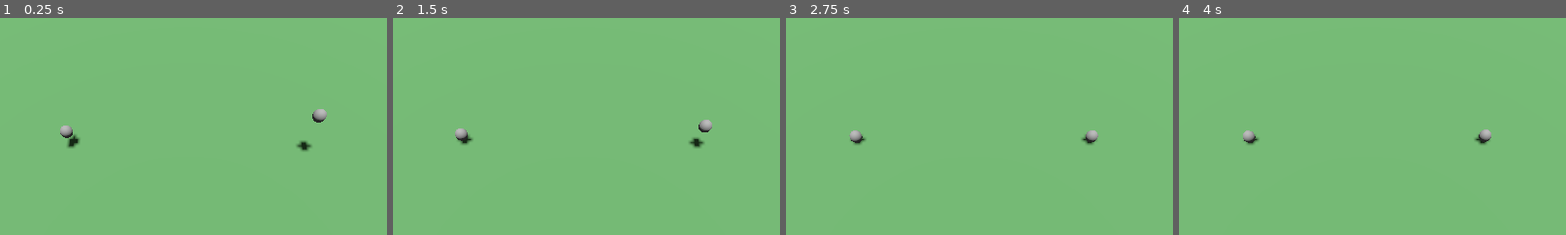
Above: before the commit, frames 1-4 (left to right).
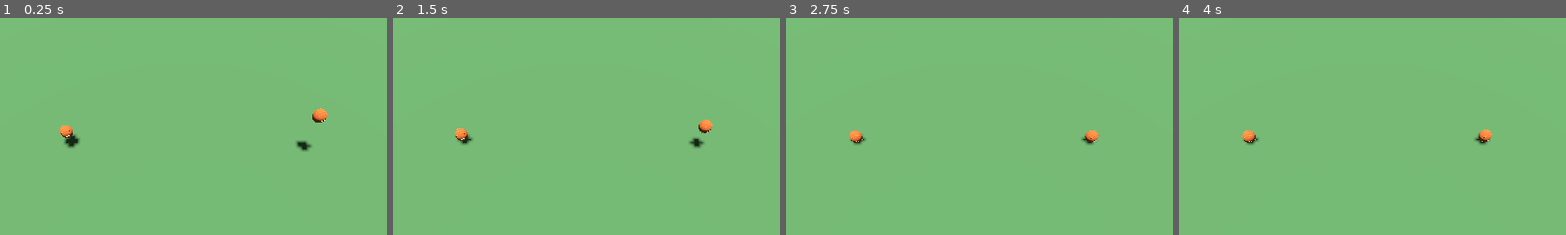
Above: after the commit, the same moments.

Repository: HedgeLizards/ggj24
Game: Godot game, scene res://scenes/main.tscn
Same seed, same stepped clock (60 frames per second), same inputs: the game is played once before the commit and once after it.
Inputs:
- Up to frame 1 (0.25 s): no input
- Up to frame 2 (1.5 s): no input
- Up to frame 3 (2.75 s): no input
- Up to frame 4 (4 s): tap Enter at 3.5 s
The pictures show only the part of the screen within x 26-76%, y 4-54%; the shares and areas given below are measured in that part.

The runs differ from the first frame. In frame 1, 0.4% of the frame differs, in the area x 15-85%, y 41-59%; in frame 2, 0.3%; in frame 3, 0.3%; in frame 4, 0.3%.

Commit message:
Draft Cat Model

Diff:
--- a/scenes/cat.tscn
+++ b/scenes/cat.tscn
@@ -1,6 +1,7 @@
-[gd_scene load_steps=5 format=3 uid="uid://cpru8qqcxur31"]
+[gd_scene load_steps=6 format=3 uid="uid://cpru8qqcxur31"]
 
 [ext_resource type="Script" path="res://code/player.gd" id="1_4x5th"]
+[ext_resource type="PackedScene" uid="uid://c1m1lbs4oqw12" path="res://art/Cats/ggjcat.glb" id="2_kkomk"]
 
 [sub_resource type="PhysicsMaterial" id="PhysicsMaterial_e8e0b"]
 friction = 0.0
@@ -20,5 +21,8 @@
 [node name="Shape" type="CollisionShape3D" parent="."]
 shape = SubResource("SphereShape3D_l615a")
 
+[node name="ggjcat" parent="Shape" instance=ExtResource("2_kkomk")]
+transform = Transform3D(0.51, 0, 0, 0, 0.51, 0, 0, 0, 0.51, 2.08165e-12, 2.08165e-12, 2.08165e-12)
+
 [node name="MeshInstance3D" type="MeshInstance3D" parent="."]
 mesh = SubResource("SphereMesh_flk4f")
Binary file added: art/Cats/ggjcat.glb
Not shown, added: art/Cats/ggjcat.glb.import
Not shown: 1 places in scenes/main.tscn that only renumber resources
